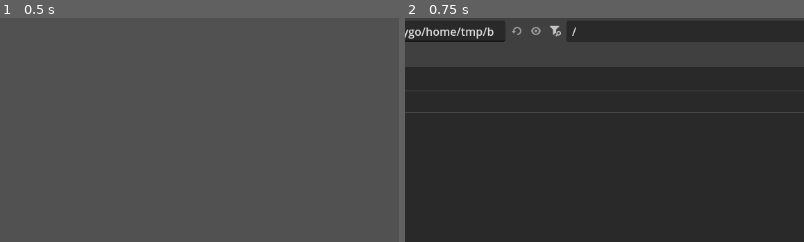
Above: before the commit, frames 1-2 (left to right).
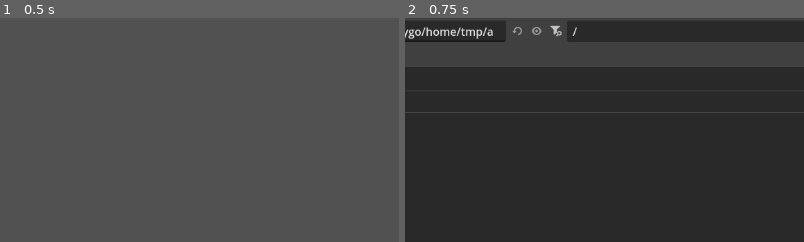
Above: after the commit, the same moments.

Repository: IsaacJCarnes/TilemapCompiler
Game: Godot game, scene res://Main.tscn
The game is run twice, just before and just after one commit, with the same random seed, the same clock (stepped at 60 frames per second) and the same inputs. The project has no main scene, so this scene is started directly.
Inputs:
- Up to frame 1 (0.5 s): no input
- Up to frame 2 (0.75 s): click "Export Image" at 0.5 s
The pictures show only the part of the screen within x 33-83%, y 11-61%; the shares and areas given below are measured in that part.

Frame 1 is identical in both runs. In frame 2, 0.2% of the frame differs, in the area x 20-44%, y 3-9%.

Commit message:
Added shader to texture rect to replace colors

Diff:
--- a/ImageArray.tscn
+++ b/ImageArray.tscn
@@ -9,12 +9,13 @@
 [sub_resource type="StyleBoxFlat" id="StyleBoxFlat_8coip"]
 bg_color = Color(0.31802, 0.31802, 0.31802, 1)
 
+[sub_resource type="ShaderMaterial" id="ShaderMaterial_l8hyf"]
+shader = ExtResource("3_l8hyf")
+shader_parameter/second_color = Color(0, 0, 1, 1)
+shader_parameter/main_color = Color(0, 0, 0, 1)
+
 [sub_resource type="ViewportTexture" id="ViewportTexture_b8408"]
 viewport_path = NodePath("SubViewport")
-
-[sub_resource type="ShaderMaterial" id="ShaderMaterial_ntecp"]
-render_priority = 0
-shader = ExtResource("3_l8hyf")
 
 [node name="ImageArray" type="Control"]
 layout_mode = 3
@@ -130,6 +131,8 @@
 grow_vertical = 2
 
 [node name="TextureRect" type="TextureRect" parent="Main/SplitContainer/Content Panel/ScrollContainer"]
+texture_filter = 2
+material = SubResource("ShaderMaterial_l8hyf")
 layout_mode = 2
 size_flags_horizontal = 3
 size_flags_vertical = 3
@@ -141,7 +144,7 @@
 transparent_bg = true
 
 [node name="GridContainer" type="GridContainer" parent="SubViewport" node_paths=PackedStringArray("file_system")]
-material = SubResource("ShaderMaterial_ntecp")
+texture_filter = 1
 offset_right = 40.0
 offset_bottom = 40.0
 theme_override_constants/h_separation = 0
--- a/Shaders/ReplaceColors.gdshader
+++ b/Shaders/ReplaceColors.gdshader
@@ -1,14 +1,8 @@
-shader_type spatial;
-
-void vertex() {
-	// Called for every vertex the material is visible on.
+shader_type canvas_item;
+uniform vec4 second_color : source_color;
+uniform vec4 main_color : source_color;
+void fragment() {
+	if(COLOR.a != 0.0){
+		COLOR = vec4(second_color.x,second_color.y,second_color.z,COLOR.a);
+	}//mix(COLOR, , .5);
 }
-
-void fragment() {
-	// Called for every pixel the material is visible on.
-}
-
-//void light() {
-//	// Called for every pixel for every light affecting the material.
-//	// Uncomment to replace the default light processing function with this one.
-//}
